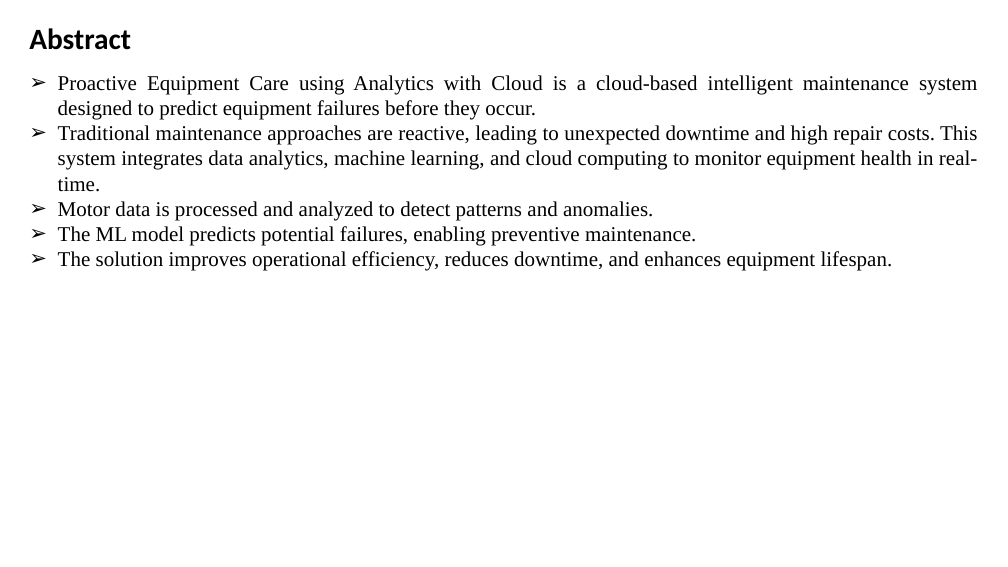
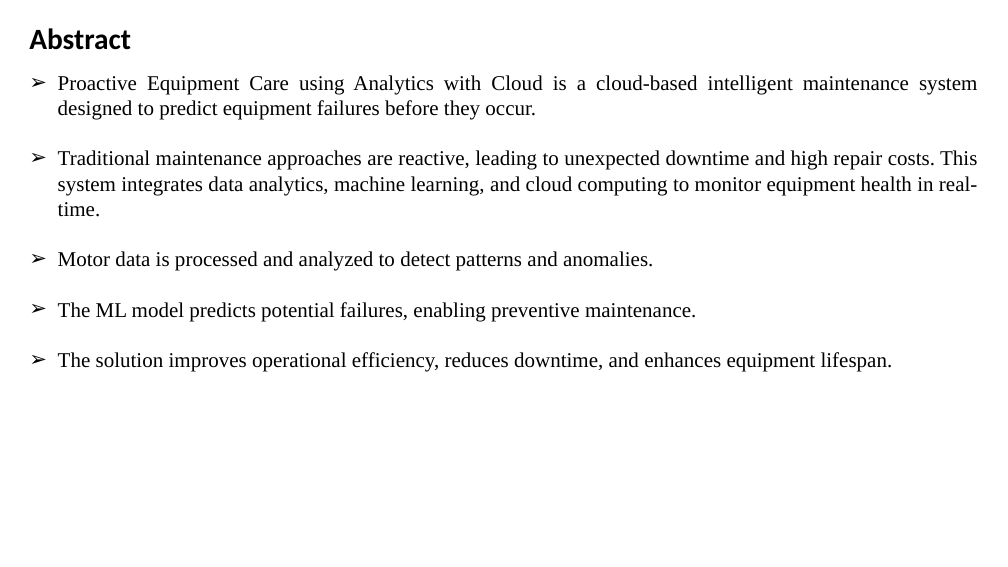
Before and after one commit to megh193/proactiveEquipmentCare, a slide deck: slide 3 of docs/Clg 2nd review.pptx. Drawn at 1008x567 pixels with LibreOffice and Linux fonts; fonts in the diff are those of the drawing. Boxes give left, top, right and bottom in pixels: in the first picture for what was removed or moved away, otherwise in the second. Text is boxed around its words. In the diff, an @@ line names an element or a change of style, - is before the commit and + after.

```diff
--- a/docs/Clg 2nd review.pptx
+++ b/docs/Clg 2nd review.pptx
@@ text "Proactive Equipment Care using Analytics ..." rewrapped from [58, 75, 977, 271] to [58, 75, 977, 372] @@
```
Also in this commit, not shown: 6 other slides changed, 2 other files.
